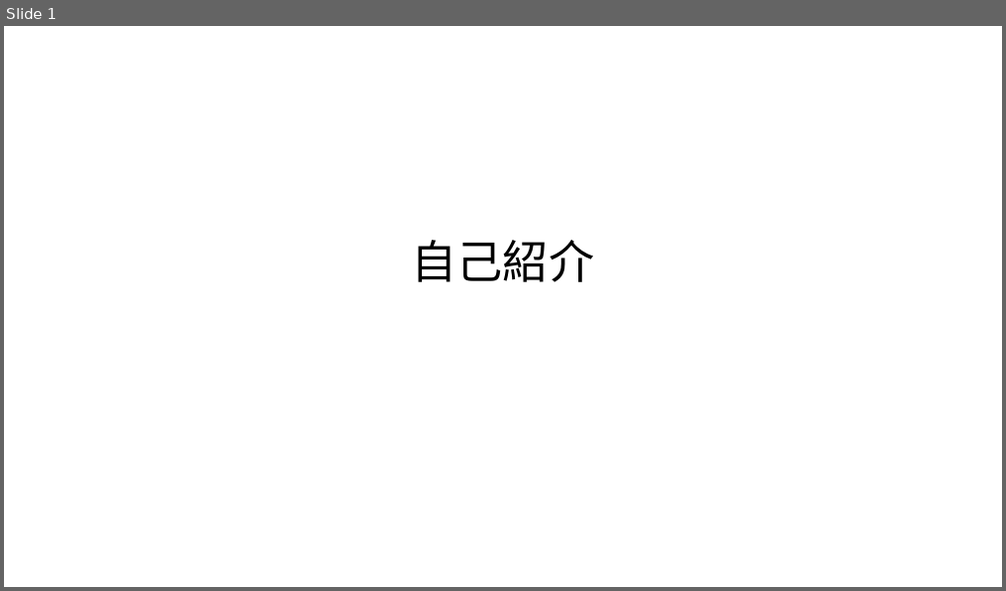
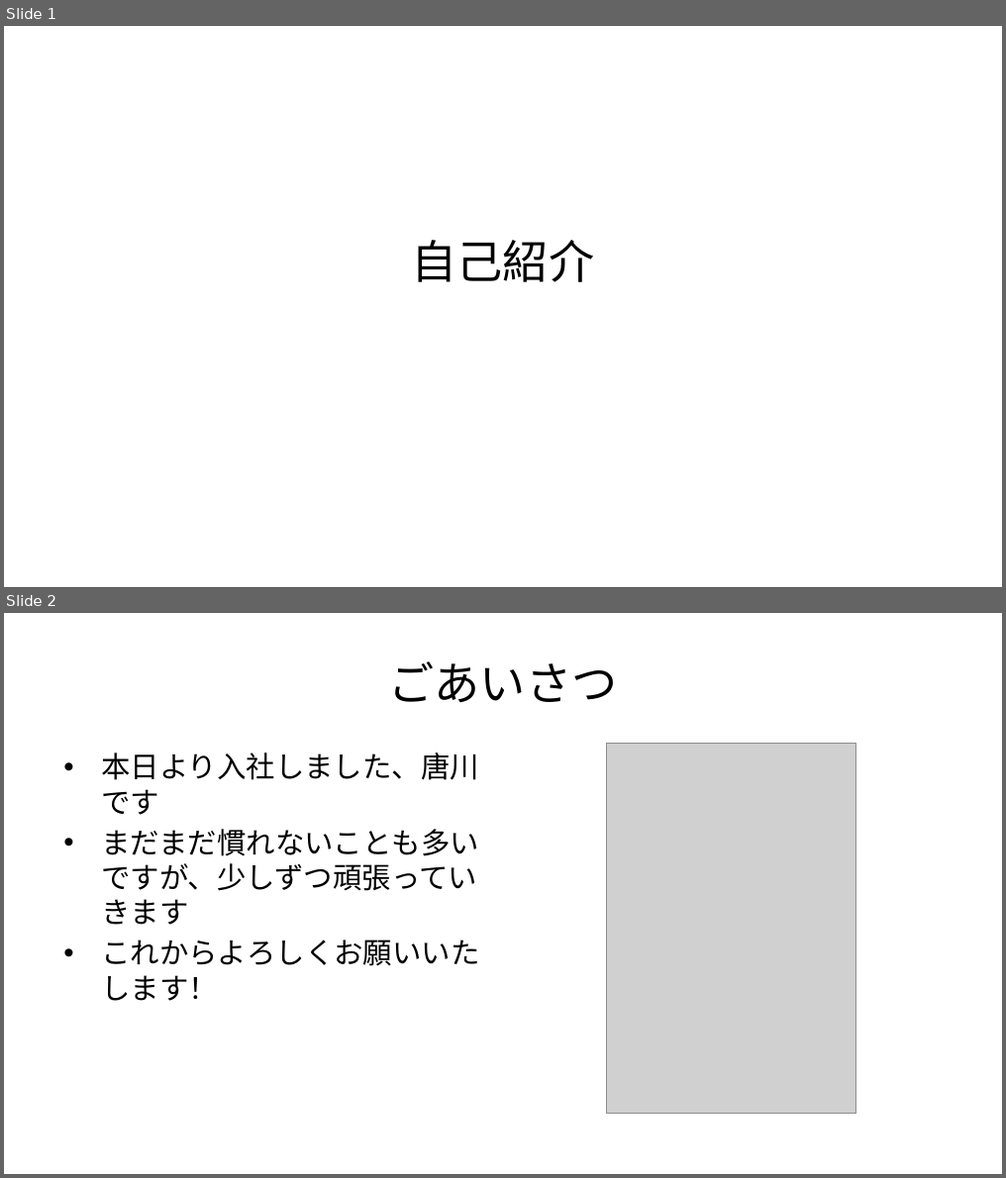
Before and after one commit to 427harinn/md-slide-tool, a slide deck: projects/selfintroduction/selfintroduction_pptx.pptx. Shown one above the other, each under a label of ours: slide 1 before the commit, slides 1 and 2 after it. The pictures are 1006x591 and 1006x1178 pixels, drawn with LibreOffice and Linux fonts; fonts in the diff are those of the drawing; grey boxes stand for pictures. Boxes give left, top, right and bottom in pixels: in the first picture for what was removed or moved away, otherwise in the second. Text is boxed around its words. In the diff, an @@ line names an element or a change of style, - is before the commit and + after.

```diff
--- a/projects/selfintroduction/selfintroduction_pptx.pptx
+++ b/projects/selfintroduction/selfintroduction_pptx.pptx
@@ slide 2 added at (4,613,1002,1174), background #FFFFFF @@
@@ title added at (388,662,617,702), 33 pt, text #000000 @@
+ごあいさつ
@@ text added at (101,753,479,1001), 21 pt, text #000000 @@
+• 本日より入社しました、唐川です
+• まだまだ慣れないことも多いですが、少しずつ頑張っていきます
+• これからよろしくお願いいたします！
@@ picture added at (607,744,856,1114) @@
```
Also in this commit, not shown: 1 slide changed, 3 other slides added, 1 slide removed, 4 other files.
